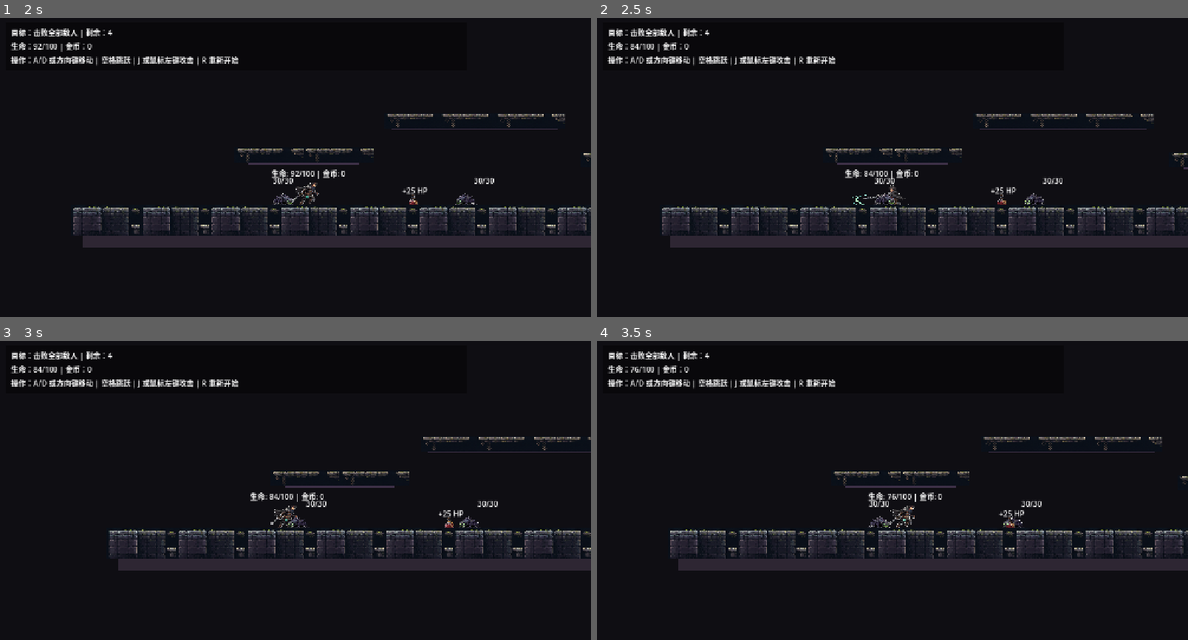
Above: before the commit, frames 1-4 (two rows, left to right).
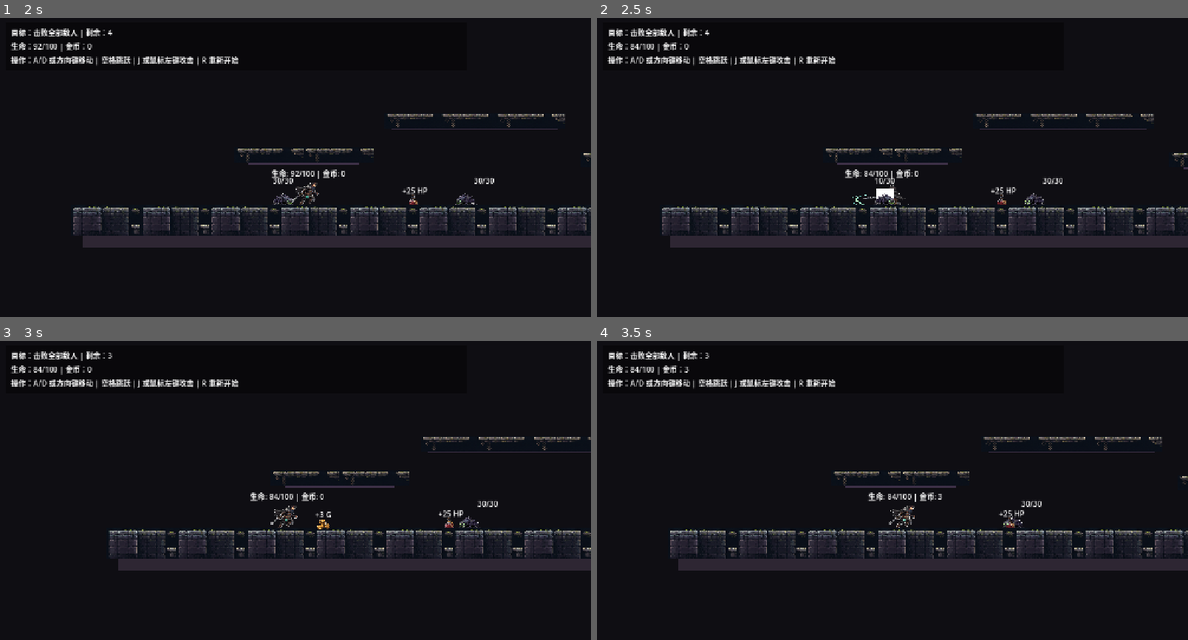
Above: after the commit, the same moments.

Repository: 98longq/relicbound
Game: Godot game, scene res://scenes/levels/test_level.tscn
Same seed, same stepped clock (60 frames per second), same inputs: the game is played once before the commit and once after it.
Inputs (mouse positions are in pixels of both pictures, inside the frame that each line leads up to):
- Up to frame 1 (2 s): tap Enter (ui_accept) at 0.5, 0.77, 1.52 s; move the mouse to (425, 167) at 0.52 s; hold R 0.53-1.28 s; hold Right (ui_right) from 0.53 s (still down); click (425, 167) at 0.67 s; move the mouse to (177, 200) at 1.27 s; tap Space at 1.35 s
- Up to frame 2 (2.5 s): move the mouse to (951, 110) at 2.02 s; release Right (ui_right) at 2.03 s; hold Left (ui_left) from 2.03 s (still down); hold J from 2.03 s (still down)
- Up to frame 3 (3 s): move the mouse to (265, 571) at 2.77 s; release Left (ui_left) at 2.78 s; release J at 2.78 s; hold Right (ui_right) from 2.78 s (still down); tap R at 2.85 s; click (265, 571) at 2.92 s
- Up to frame 4 (3.5 s): keep holding Right (ui_right); tap Enter (ui_accept) at 3.02 s

Frame 1 is identical in both runs. In frame 2, less than 0.1% of the frame differs, in the area x 47-51%, y 53-61%; in frame 3, 0.2%, in the area x 18-56%, y 3-63%; in frame 4, 0.2%.

Commit message:
Move common enemies to enemy collision layer

Diff:
--- a/scenes/enemies/test_enemy.tscn
+++ b/scenes/enemies/test_enemy.tscn
@@ -19,7 +19,7 @@
 size = Vector2(40, 48)
 
 [node name="TestEnemy" type="CharacterBody2D"]
-collision_layer = 2
+collision_layer = 4
 collision_mask = 1
 script = ExtResource("1_enemy_base")
 max_health = 30
